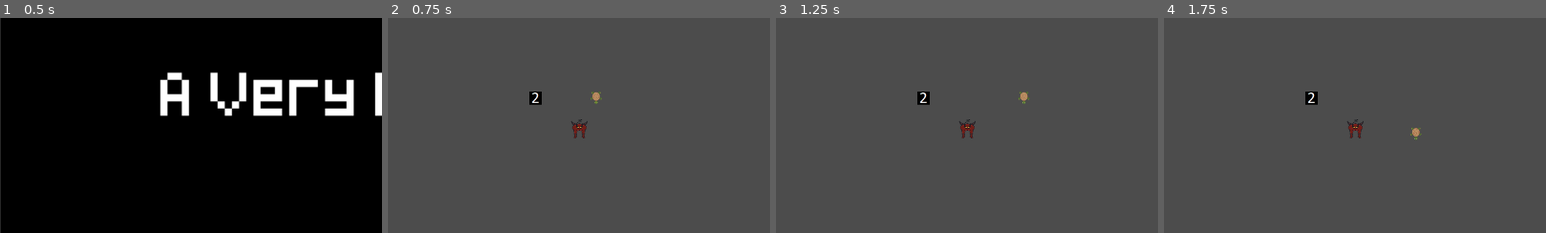
Above: before the commit, frames 1-4 (left to right).
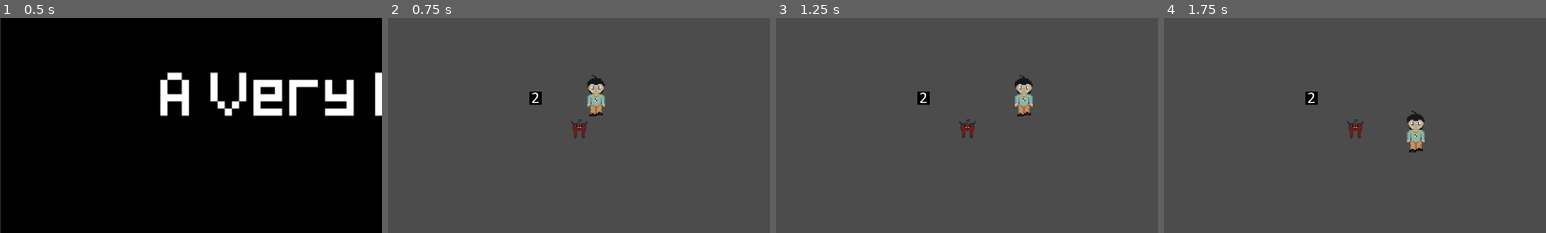
Above: after the commit, the same moments.

Repository: ldahleen54/gmtk2022
Game: Godot game, scene res://scenes/title.tscn
The game is run twice, just before and just after one commit, with the same random seed, the same clock (stepped at 60 frames per second) and the same inputs.
Inputs:
- Up to frame 1 (0.5 s): no input
- Up to frame 2 (0.75 s): tap Enter (ui_accept) at 0.5 s; hold Right (ui_right) from 0.53 s (still down); hold Enter (ui_accept) from 0.53 s (still down)
- Up to frame 3 (1.25 s): keep holding Right (ui_right); keep holding Enter (ui_accept)
- Up to frame 4 (1.75 s): release Right (ui_right) at 1.28 s; release Enter (ui_accept) at 1.28 s; hold Down (ui_down) from 1.28 s (still down); tap Enter (ui_accept) at 1.35, 1.52 s
The pictures show only the part of the screen within x 0-50%, y 5-55%; the shares and areas given below are measured in that part.

Frame 1 is identical in both runs. In frame 2, 0.7% of the frame differs, in the area x 52-57%, y 26-46%; in frame 3, 0.7%, in the area x 62-68%, y 26-46%; in frame 4, 0.7%.

Commit message:
Added james sprite, added scripts folder and moved to scripts folder, added respawn option

Diff:
--- a/Player.gd
+++ /dev/null
@@ -1,31 +0,0 @@
-extends KinematicBody2D
-
-export (int) var speed = 200
-
-# Declare member variables here. Examples:
-var _up
-var _down
-
-onready var _screen_size_y = get_viewport_rect().size.y
-
-var velocity = Vector2()
-
-# Called when the node enters the scene tree for the first time.
-func _ready():
-	var n = String(name).to_lower()
-	pass
-
-func get_input():
-	velocity = Vector2()
-	if Input.is_action_pressed("right"):
-		velocity.x += 1
-	if Input.is_action_pressed("left"):
-		velocity.x -= 1
-	if Input.is_action_pressed("down"):
-		velocity.y += 1
-	if Input.is_action_pressed("up"):
-		velocity.y -= 1
-	velocity = velocity.normalized() * speed
-
-func _physics_process(delta):
-	get_input()
--- a/project.godot
+++ b/project.godot
@@ -16,7 +16,7 @@
 
 [autoload]
 
-PlayerModel="res://PlayerModel.gd"
+PlayerModel="res://scripts/PlayerModel.gd"
 
 [display]
 
--- a/scenes/area1.tscn
+++ b/scenes/area1.tscn
@@ -2,8 +2,8 @@
 
 [ext_resource path="res://assets/1.PNG" type="Texture" id=1]
 [ext_resource path="res://assets/2.PNG" type="Texture" id=2]
-[ext_resource path="res://assets/sprite_6.png" type="Texture" id=3]
-[ext_resource path="res://PlayerMovement.gd" type="Script" id=4]
+[ext_resource path="res://assets/Sprites/James_01.png" type="Texture" id=3]
+[ext_resource path="res://scripts/PlayerMovement.gd" type="Script" id=4]
 [ext_resource path="res://assets/Sprites/sprite_demon.png" type="Texture" id=5]
 
 [sub_resource type="RectangleShape2D" id=3]
@@ -41,16 +41,16 @@
 position = Vector2( 1011, 19 )
 texture = ExtResource( 1 )
 
-[node name="Area2D" type="Area2D" parent="."]
+[node name="Enemy" type="Area2D" parent="."]
 position = Vector2( 542, 349 )
 
-[node name="CollisionShape2D" type="CollisionShape2D" parent="Area2D"]
+[node name="CollisionShape2D" type="CollisionShape2D" parent="Enemy"]
 position = Vector2( -62, -17 )
 shape = SubResource( 2 )
 
-[node name="Sprite" type="Sprite" parent="Area2D"]
+[node name="Sprite" type="Sprite" parent="Enemy"]
 position = Vector2( -61, -13 )
 texture = ExtResource( 5 )
 
 [connection signal="body_entered" from="2Teleporter" to="PlayerBody" method="_on_2Teleporter_body_entered"]
-[connection signal="body_entered" from="Area2D" to="PlayerBody" method="_on_Area2D_body_entered"]
+[connection signal="body_entered" from="Enemy" to="PlayerBody" method="_on_Area2D_body_entered"]
--- a/scenes/area2.tscn
+++ b/scenes/area2.tscn
@@ -2,8 +2,8 @@
 
 [ext_resource path="res://assets/1.PNG" type="Texture" id=1]
 [ext_resource path="res://assets/2.PNG" type="Texture" id=2]
-[ext_resource path="res://assets/sprite_6.png" type="Texture" id=3]
-[ext_resource path="res://PlayerMovement.gd" type="Script" id=4]
+[ext_resource path="res://assets/Sprites/sprite_6.png" type="Texture" id=3]
+[ext_resource path="res://scripts/PlayerMovement.gd" type="Script" id=4]
 [ext_resource path="res://assets/3.PNG" type="Texture" id=5]
 
 [sub_resource type="CircleShape2D" id=1]
--- a/scenes/area3.tscn
+++ b/scenes/area3.tscn
@@ -1,8 +1,8 @@
 [gd_scene load_steps=7 format=2]
 
-[ext_resource path="res://assets/flesh.png" type="Texture" id=1]
-[ext_resource path="res://PlayerMovement.gd" type="Script" id=2]
-[ext_resource path="res://assets/sprite_6.png" type="Texture" id=3]
+[ext_resource path="res://assets/Tiles/flesh.png" type="Texture" id=1]
+[ext_resource path="res://scripts/PlayerMovement.gd" type="Script" id=2]
+[ext_resource path="res://assets/Sprites/sprite_6.png" type="Texture" id=3]
 [ext_resource path="res://assets/3.PNG" type="Texture" id=4]
 
 [sub_resource type="CircleShape2D" id=1]
--- a/scenes/dangerzone.tscn
+++ b/scenes/dangerzone.tscn
@@ -1,7 +1,7 @@
 [gd_scene load_steps=4 format=2]
 
-[ext_resource path="res://assets/sprite_6.png" type="Texture" id=1]
-[ext_resource path="res://PlayerMovement.gd" type="Script" id=2]
+[ext_resource path="res://assets/Sprites/sprite_6.png" type="Texture" id=1]
+[ext_resource path="res://scripts/PlayerMovement.gd" type="Script" id=2]
 
 [sub_resource type="CircleShape2D" id=1]
 radius = 26.0192
--- a/scenes/death.tscn
+++ b/scenes/death.tscn
@@ -1,10 +1,12 @@
-[gd_scene load_steps=2 format=2]
+[gd_scene load_steps=3 format=2]
 
 [ext_resource path="res://assets/Screens/You Died Screen.png" type="Texture" id=1]
+[ext_resource path="res://scripts/Death.gd" type="Script" id=2]
 
 [node name="Node2D" type="Node2D"]
+script = ExtResource( 2 )
 
 [node name="YouDiedScreen" type="Sprite" parent="."]
-position = Vector2( 530.889, 298.5 )
-scale = Vector2( 1.65278, 1.65278 )
+position = Vector2( 958.444, 539 )
+scale = Vector2( 2.98889, 2.98889 )
 texture = ExtResource( 1 )
--- a/scenes/safepath.tscn
+++ b/scenes/safepath.tscn
@@ -1,7 +1,7 @@
 [gd_scene load_steps=4 format=2]
 
-[ext_resource path="res://assets/sprite_6.png" type="Texture" id=1]
-[ext_resource path="res://PlayerMovement.gd" type="Script" id=2]
+[ext_resource path="res://assets/Sprites/sprite_6.png" type="Texture" id=1]
+[ext_resource path="res://scripts/PlayerMovement.gd" type="Script" id=2]
 
 [sub_resource type="CircleShape2D" id=1]
 radius = 26.0192
--- a/scenes/title.tscn
+++ b/scenes/title.tscn
@@ -2,7 +2,7 @@
 
 [ext_resource path="res://assets/Screens/TitleScreen.png" type="Texture" id=1]
 [ext_resource path="res://assets/Screens/selector.png" type="Texture" id=2]
-[ext_resource path="res://Selector.gd" type="Script" id=3]
+[ext_resource path="res://scripts/Selector.gd" type="Script" id=3]
 
 [node name="TitleMenu" type="Control"]
 anchor_right = 1.0
--- /dev/null
+++ b/scripts/Death.gd
@@ -0,0 +1,8 @@
+extends Node2D
+
+# Called when the node enters the scene tree for the first time.
+func _process(delta):
+	if Input.is_action_pressed("ui_accept"):
+		var player_model = get_node("/root/PlayerModel")
+		player_model.health = player_model.STARTING_HEALTH
+		get_tree().change_scene("res://scenes/area1.tscn")
--- a/PlayerModel.gd
+++ b/scripts/PlayerModel.gd
@@ -1,8 +1,8 @@
 extends Node
 
 var items = ["dice necklace"]
-# not sure if this should be declared here or elsewhere and if this will be reset after every scene
-var health: int = 6
+const STARTING_HEALTH = 6
+var health: int = STARTING_HEALTH
 
 func _process(delta):
 	if health <= 0:
Binary file added: assets/Sprites/James_01.png
Not shown, changed: assets/Sprites/James_01.png.import
Binary file removed: assets/deadfern.png
Not shown, removed: assets/deadfern.png.import
Binary file removed: assets/deadgrass.png
Not shown, removed: assets/deadgrass.png.import
Binary file removed: assets/flesh.png
Not shown, removed: assets/flesh.png.import
Binary file removed: assets/grass.png
Not shown, removed: assets/grass.png.import
Binary file removed: assets/grassrocks.png
Not shown, removed: assets/grassrocks.png.import
(and 5 more such lines)
